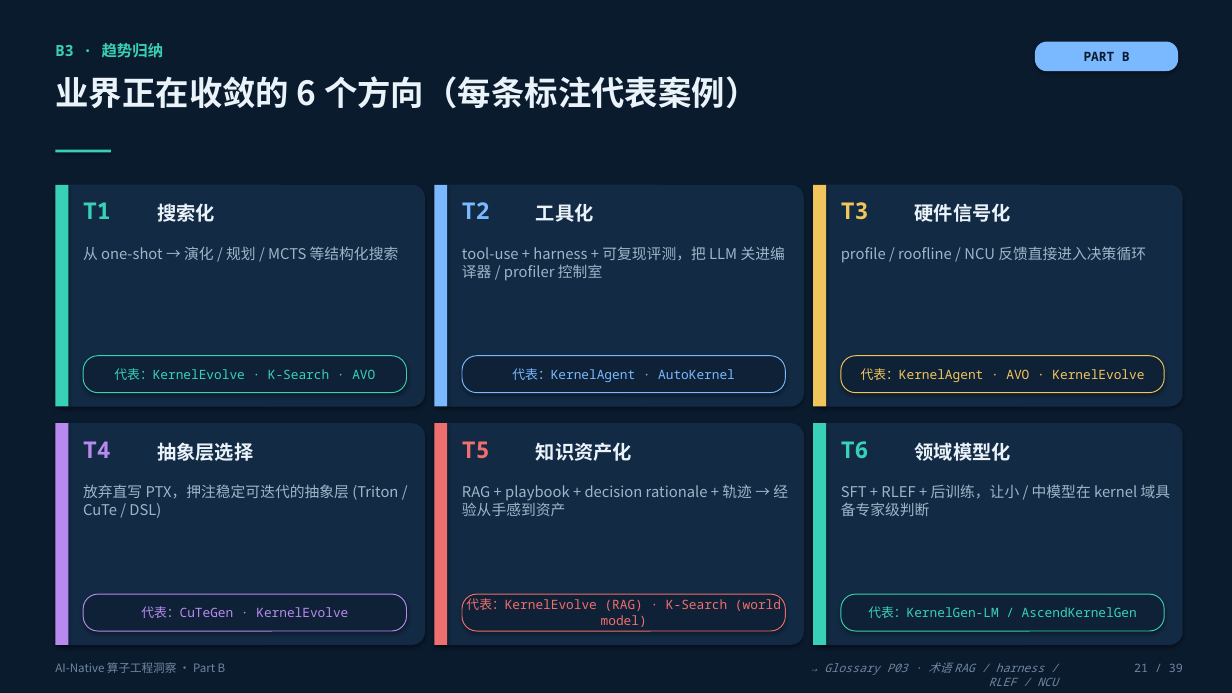
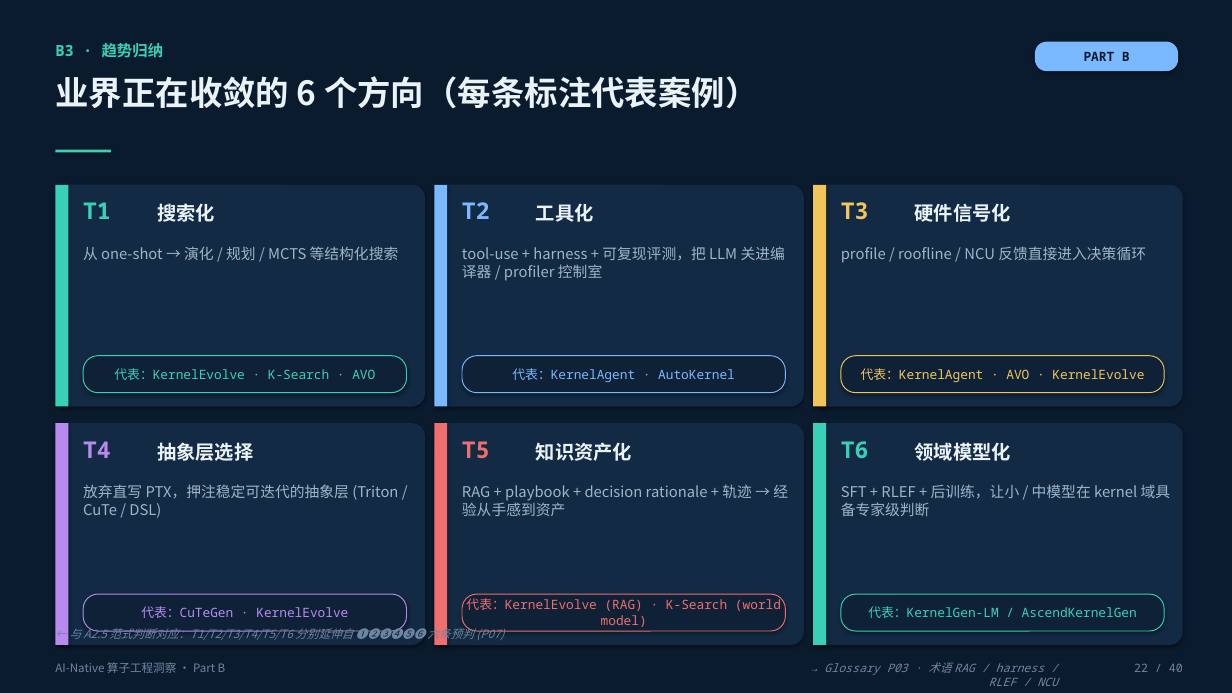
Before and after one commit to blueyi/arke, a slide deck: slide 22 of docs/sharing/ai-native-insight-deck.pptx (slide 21 before the commit). Drawn at 1232x693 pixels with LibreOffice and Linux fonts; fonts in the diff are those of the drawing. Boxes give left, top, right and bottom in pixels: in the first picture for what was removed or moved away, otherwise in the second. Text is boxed around its words. In the diff, an @@ line names an element or a change of style, - is before the commit and + after.

```diff
--- a/docs/sharing/ai-native-insight-deck.pptx
+++ b/docs/sharing/ai-native-insight-deck.pptx
@@ text added at [70, 625, 504, 642], 9 pt, text #6E869F, italic @@
+← 与 A2.5 范式判断对应：T1/T2/T3/T4/T5/T6 分别延伸自 ❶❷❸❹❺❻ 六条预判 (P07)
@@ text at [1134, 664, 1183, 672]: text changed @@
-21 / 39
+22 / 40
```
Also in this commit, not shown: 37 other slides changed, 1 slide added, 2 other files.
